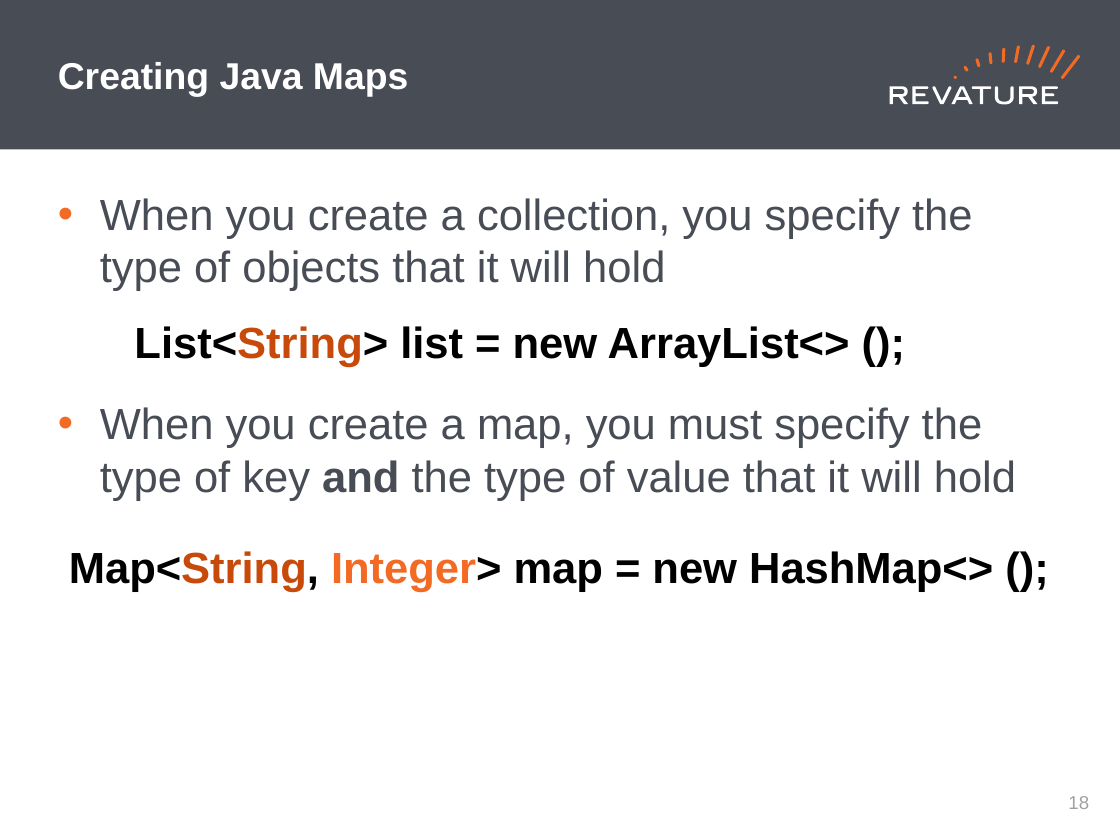
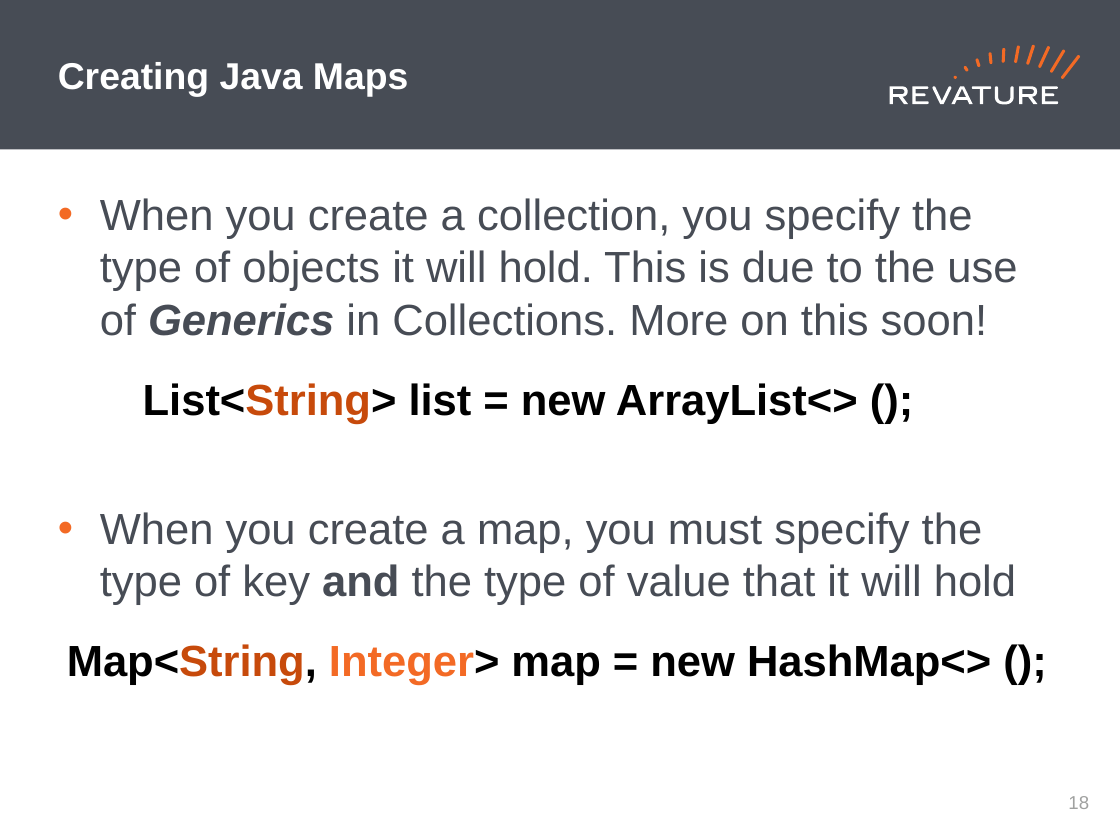
Before and after one commit to jhigherevature/spark-examples, a slide deck: slide 19 of revised-ppts/Day 16 PPT.pptx. Drawn at 1120x840 pixels with LibreOffice and Linux fonts; fonts in the diff are those of the drawing. Boxes give left, top, right and bottom in pixels: in the first picture for what was removed or moved away, otherwise in the second. Text is boxed around its words. In the diff, an @@ line names an element or a change of style, - is before the commit and + after.

```diff
--- a/revised-ppts/Day 16 PPT.pptx
+++ b/revised-ppts/Day 16 PPT.pptx
@@ text at bbox=[100, 198, 1017, 336]: text changed @@
-• When you create a collection, you specify the type of objects that it will hold
+• When you create a collection, you specify the type of objects it will hold. This is due to the use of Generics in Collections. More on this soon!
@@ text "List<String> list = new ArrayList<> ...": place and size @@
-text "List<String> list = new ArrayList<> ..." at bbox=[134, 326, 850, 367]
+text "List<String> list = new ArrayList<> ..." at bbox=[143, 383, 858, 424]
@@ text "Map<String, Integer> map = new ...": place and size @@
-text "Map<String, Integer> map = new ..." at bbox=[69, 551, 993, 592]
+text "Map<String, Integer> map = new ..." at bbox=[67, 644, 991, 685]
```
Also in this commit, not shown: 6 other slides changed, 1 slide added, 1 slide removed, 6 other files.
